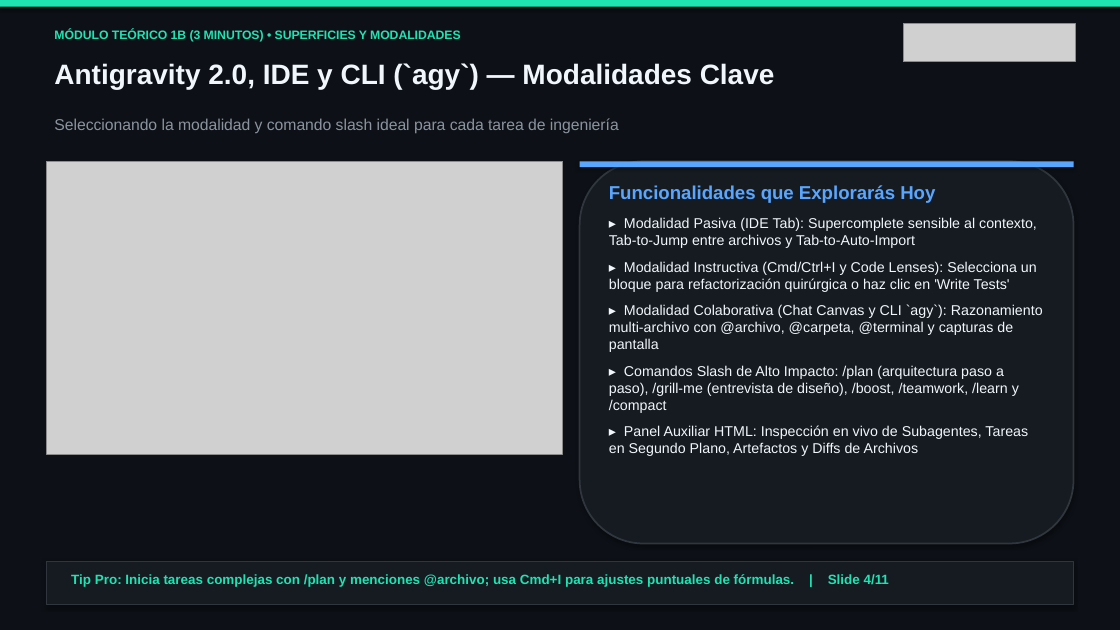
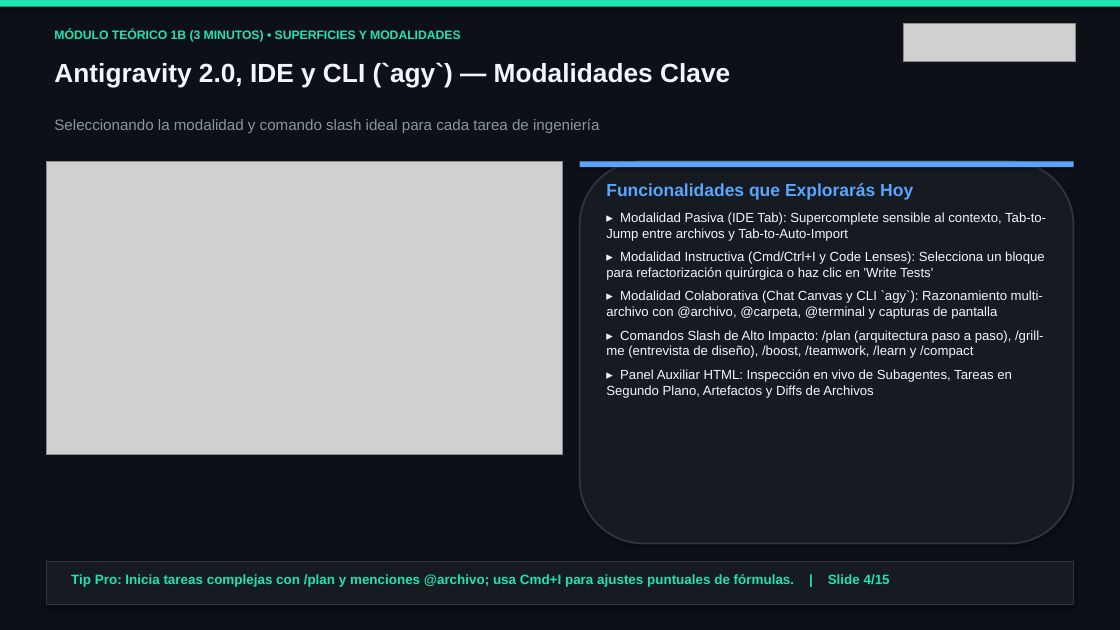
Before and after one commit to tryolabs/antigravity-workshop-retail, a slide deck: slide 4 of slides/antigravity_retail_workshop_es.pptx. Drawn at 1120x630 pixels with LibreOffice and Linux fonts; fonts in the diff are those of the drawing; grey boxes stand for pictures. Boxes give left, top, right and bottom in pixels: in the first picture for what was removed or moved away, otherwise in the second. Text is boxed around its words. In the diff, an @@ line names an element or a change of style, - is before the commit and + after.

```diff
--- a/slides/antigravity_retail_workshop_es.pptx
+++ b/slides/antigravity_retail_workshop_es.pptx
@@ text "Antigravity 2.0, IDE y CLI ..." at [54,62,730,88]: size 24 to 22.5 pt @@
@@ text "Seleccionando la modalidad y comando ..." at [54,119,599,133]: size 13.5 to 13 pt @@
@@ text "Funcionalidades que Explorarás Hoy" at [606,183,1046,398]: size 16 to 15 pt in "Funcionalidades que Explorarás Hoy"; size 12.2 to 11.3 pt; less space between paragraphs @@
@@ text at [71,574,890,587]: text changed @@
-Tip Pro: Inicia tareas complejas con /plan y menciones @archivo; usa Cmd+I para ajustes puntuales de fórmulas. | Slide 4/11
+Tip Pro: Inicia tareas complejas con /plan y menciones @archivo; usa Cmd+I para ajustes puntuales de fórmulas. | Slide 4/15
```
Also in this commit, not shown: 10 other slides changed, 4 slides added, 35 other files.
